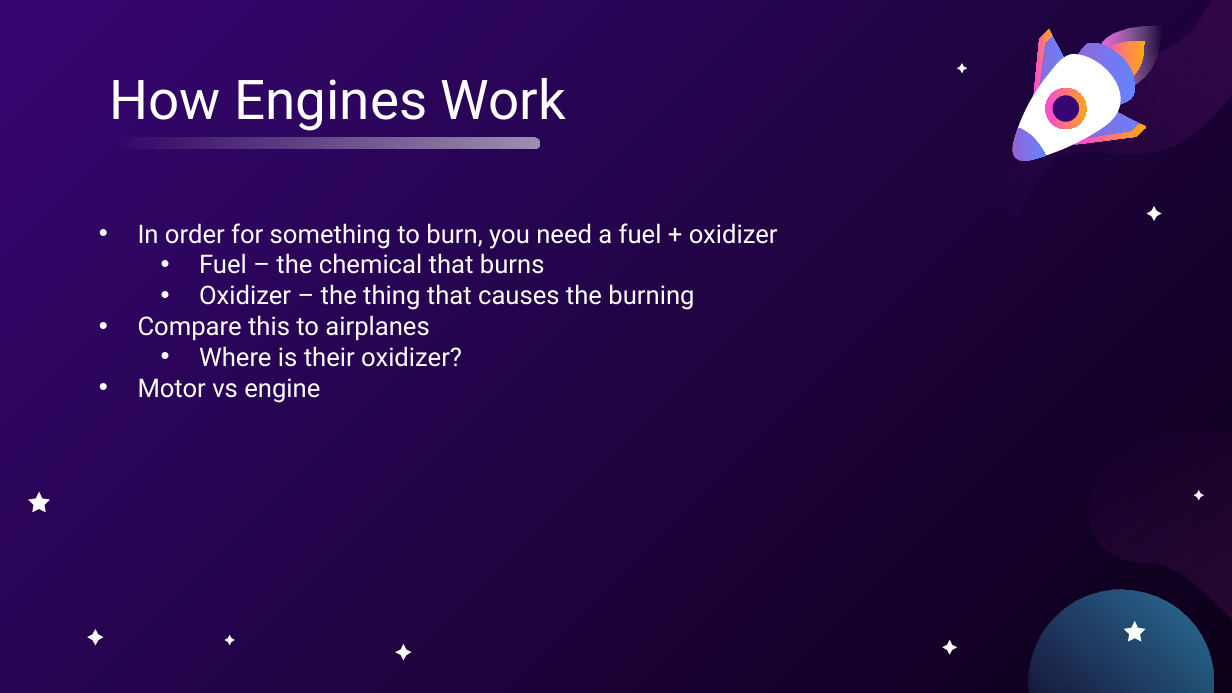
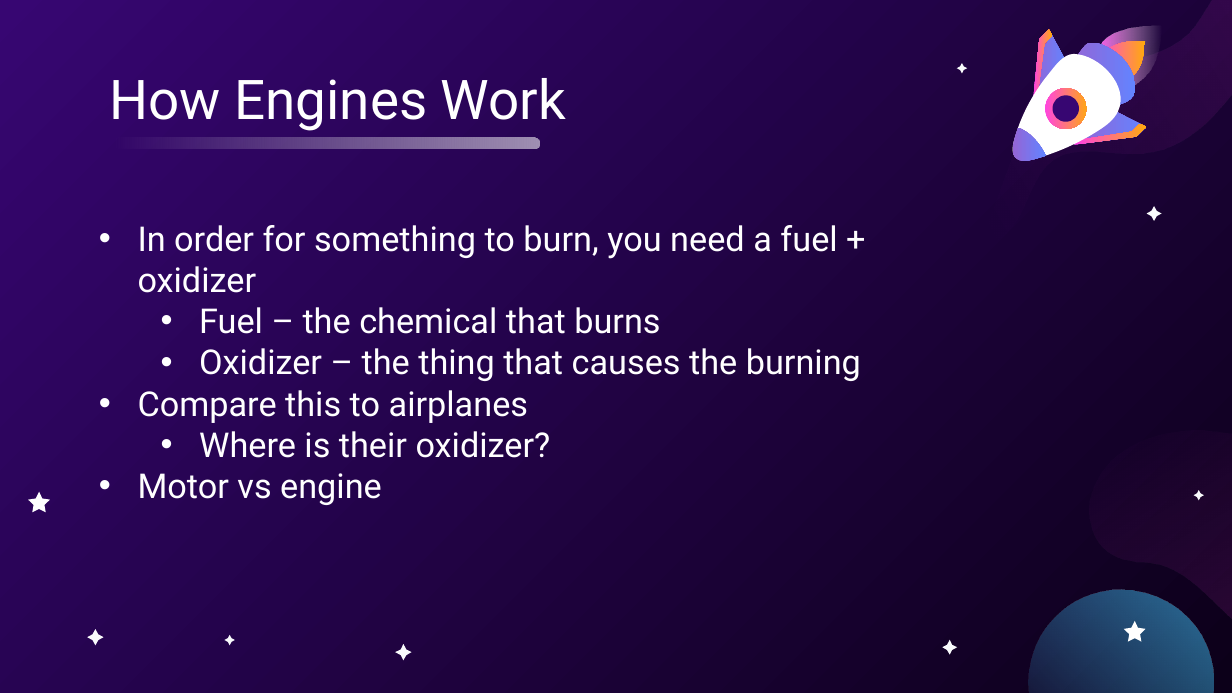
Before and after one commit to usedgenes/Rocketry-Curriculum, a slide deck: slide 2 of Beginner/Day 3/Rocket Motors.pptx (slide 3 before the commit). Drawn at 1232x693 pixels with LibreOffice and Linux fonts; fonts in the diff are those of the drawing. Boxes give left, top, right and bottom in pixels: in the first picture for what was removed or moved away, otherwise in the second. Text is boxed around its words. In the diff, an @@ line names an element or a change of style, - is before the commit and + after.

```diff
--- a/Beginner/Day 3/Rocket Motors.pptx
+++ b/Beginner/Day 3/Rocket Motors.pptx
@@ subtitle "In order for something to ..." at (x1=138, y1=225, x2=861, y2=505): size 15 to 20 pt @@
```
Also in this commit, not shown: 2 other slides changed, 1 slide added, 4 other files.
